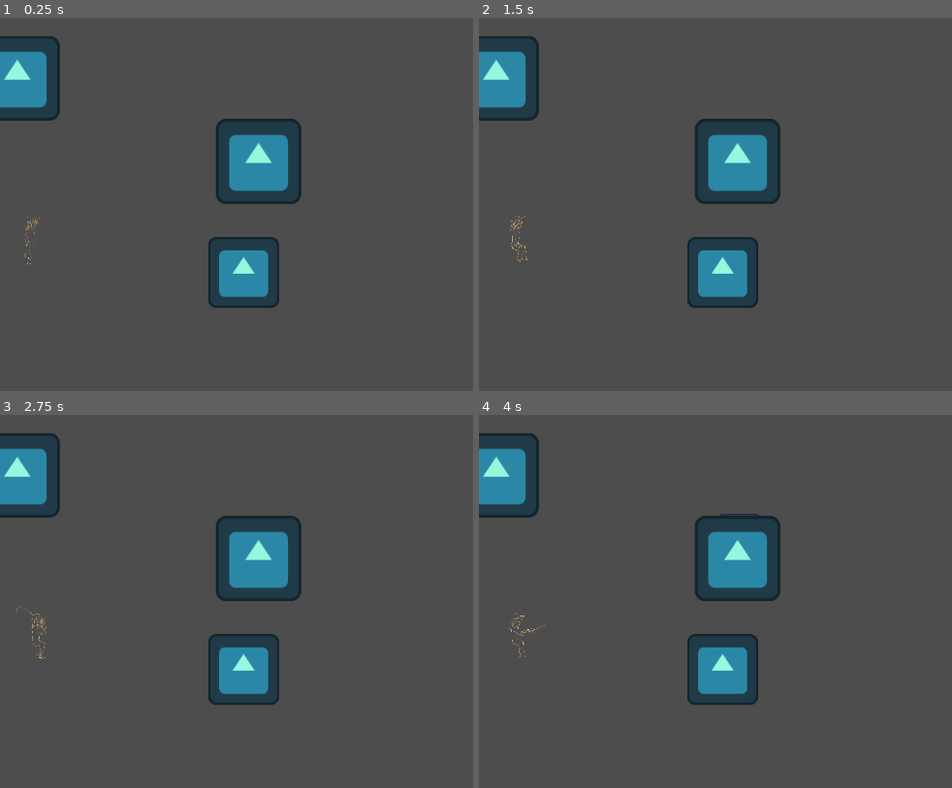
Above: before the commit, frames 1-4 (two rows, left to right).
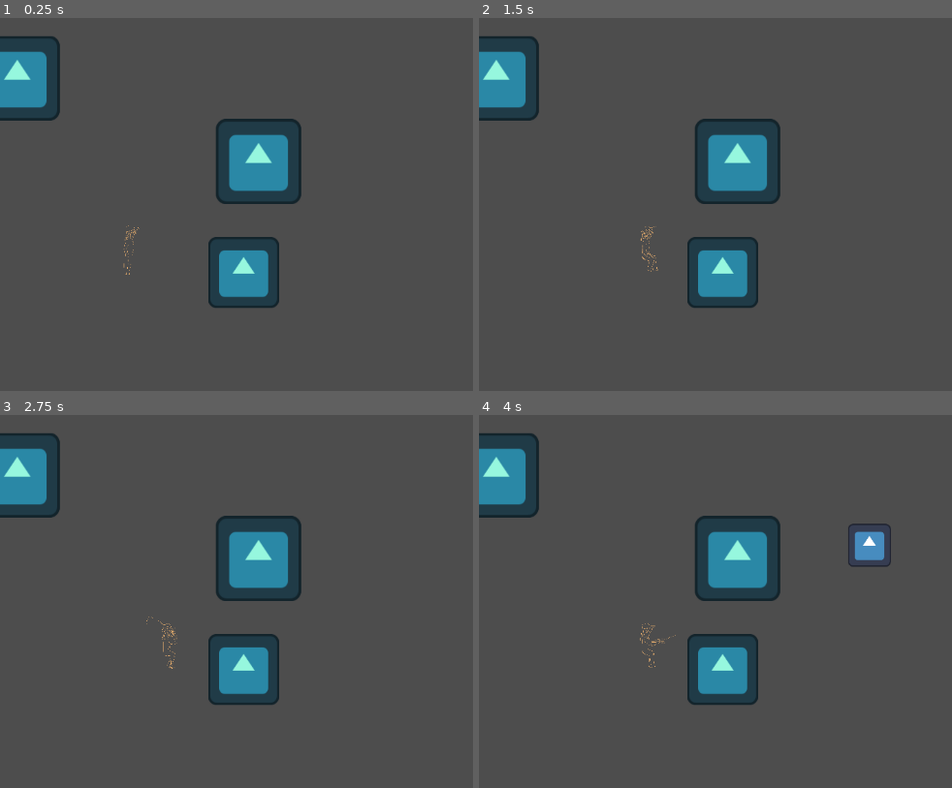
Above: after the commit, the same moments.

Repository: corin-gaiotto/gdc-jam-2025
Game: Godot game, scene res://Scenes/Fishing.tscn
Two runs of this game, one before a commit and one after it. Both use one fixed random seed, a clock stepped at 60 frames per second and the inputs below. The engine's default icon, where the game draws it, is replaced by a stand-in: a white triangle on a blue panel in a dark square.
Inputs:
- Up to frame 1 (0.25 s): no input
- Up to frame 2 (1.5 s): tap Enter at 0.5 s; hold D (right) 0.53-1.28 s; tap Space (fishing-interact) at 0.6 s; hold S (down) from 1.28 s (still down); tap E (start-fishing) at 1.35 s
- Up to frame 3 (2.75 s): tap E (start-fishing) at 2 s; release S (down) at 2.03 s; hold D (right) from 2.03 s (still down); tap Space (fishing-interact) at 2.1 s
- Up to frame 4 (4 s): tap E (start-fishing) at 2.75, 2.85 s; release D (right) at 2.78 s; hold W (up) 2.78-3.53 s; hold A (left) from 3.53 s (still down); tap Space (fishing-interact) at 3.6 s

The runs differ from the first frame. In frame 1, 0.1% of the frame differs, in the area x 5-30%, y 52-69%; in frame 2, 0.2%; in frame 3, 0.2%; in frame 4, 0.8%, in the area x 6-88%, y 26-68%.

Commit message:
Fishing area done

Diff:
--- a/Objects/FishingPlayer.tscn
+++ b/Objects/FishingPlayer.tscn
@@ -20,6 +20,7 @@
 [ext_resource type="Texture2D" uid="uid://yvos4ow1ttwh" path="res://Assets/Sprites/FishingPlayerWalk/StandingIdle/Frame2Right.png" id="11_8kch1"]
 [ext_resource type="Texture2D" uid="uid://clrl6amyquniq" path="res://Assets/Sprites/FishingPlayerWalk/StandingIdle/Frame3Right.png" id="12_t28he"]
 [ext_resource type="Texture2D" uid="uid://do7vcjab8a1ky" path="res://Assets/Sprites/FishingPlayerWalk/WalkLeft/WalkLeft0.png" id="13_gljcj"]
+[ext_resource type="Texture2D" uid="uid://crup04jdqxbuf" path="res://Assets/Sprites/FishingPlayerWalk/StandingIdle/Frame1.png" id="14_8kch1"]
 [ext_resource type="Texture2D" uid="uid://bl28r2ol26qvo" path="res://Assets/Sprites/FishingPlayerWalk/WalkLeft/WalkLeft1.png" id="14_t6e8o"]
 [ext_resource type="Texture2D" uid="uid://djrkv7qqb3dk0" path="res://Assets/Sprites/FishingPlayerWalk/WalkLeft/WalkLeft2.png" id="15_hd4i8"]
 [ext_resource type="Texture2D" uid="uid://blvryyscxw1wk" path="res://Assets/Sprites/FishingPlayerWalk/WalkLeft/WalkLeft3.png" id="16_vpeqk"]
@@ -93,6 +94,9 @@
 "texture": ExtResource("6_qb8u7")
 }, {
 "duration": 1.0,
+"texture": ExtResource("14_8kch1")
+}, {
+"duration": 1.0,
 "texture": ExtResource("7_7t373")
 }, {
 "duration": 1.0,
@@ -137,7 +141,7 @@
 }],
 "loop": true,
 "name": &"walk-left",
-"speed": 5.0
+"speed": 10.0
 }, {
 "frames": [{
 "duration": 1.0,
@@ -157,7 +161,7 @@
 }],
 "loop": true,
 "name": &"walk-right",
-"speed": 5.0
+"speed": 10.0
 }]
 
 [sub_resource type="RectangleShape2D" id="RectangleShape2D_xur5a"]
@@ -178,13 +182,15 @@
 
 [node name="FishingPlayer" type="CharacterBody2D"]
 script = ExtResource("1_45n1i")
-speed = 750.0
+speed = 4500.0
 
 [node name="AnimatedSprite2D" type="AnimatedSprite2D" parent="."]
 position = Vector2(48, 320.566)
 scale = Vector2(0.0282044, 0.0327924)
 sprite_frames = SubResource("SpriteFrames_88ni6")
-animation = &"fishing-cast-animation"
+animation = &"standing-idle-left"
+frame = 2
+frame_progress = 0.665315
 
 [node name="CollisionShape2D" type="CollisionShape2D" parent="."]
 position = Vector2(48.4063, 332)
--- a/Scenes/Fishing.tscn
+++ b/Scenes/Fishing.tscn
@@ -1,13 +1,37 @@
-[gd_scene load_steps=3 format=3 uid="uid://dsbtedevf5vc1"]
+[gd_scene load_steps=5 format=3 uid="uid://dsbtedevf5vc1"]
 
 [ext_resource type="PackedScene" uid="uid://638hqodqju1e" path="res://Objects/FishingPlayer.tscn" id="1_aonvm"]
 [ext_resource type="PackedScene" uid="uid://biouiciisyeg2" path="res://Objects/FishManagerTemplate.tscn" id="2_nnhe8"]
 
+[sub_resource type="RectangleShape2D" id="RectangleShape2D_aonvm"]
+size = Vector2(64, 128)
+
+[sub_resource type="RectangleShape2D" id="RectangleShape2D_nnhe8"]
+size = Vector2(32, 128)
+
 [node name="Node2D" type="Node2D"]
 
 [node name="FishingPlayer" parent="." instance=ExtResource("1_aonvm")]
+position = Vector2(147, 15)
 
 [node name="FishManagerTemplate" parent="." node_paths=PackedStringArray("SpeciesDict") instance=ExtResource("2_nnhe8")]
 SpeciesDict = {
 "TestSpecies": NodePath("TestSpecies")
 }
+
+[node name="Border" type="StaticBody2D" parent="."]
+position = Vector2(100, 0)
+
+[node name="CollisionShape2D" type="CollisionShape2D" parent="Border"]
+position = Vector2(516, 320)
+shape = SubResource("RectangleShape2D_aonvm")
+
+[node name="FishingArea" type="Area2D" parent="."]
+position = Vector2(139, -96)
+
+[node name="CollisionShape2D" type="CollisionShape2D" parent="FishingArea"]
+position = Vector2(437, 416)
+shape = SubResource("RectangleShape2D_nnhe8")
+
+[connection signal="body_entered" from="FishingArea" to="FishingPlayer" method="_on_fishing_area_body_entered"]
+[connection signal="body_exited" from="FishingArea" to="FishingPlayer" method="_on_fishing_area_body_exited"]
--- a/Scripts/fishing_player.gd
+++ b/Scripts/fishing_player.gd
@@ -5,6 +5,7 @@
 @onready var _animatedSprite = $AnimatedSprite2D
 @onready var _hook = $Hook
 @onready var _hookSprite = $Hook/HookSprite
+@onready var _collisionShape = $CollisionShape2D
 
 var hookedFish: Fish # fish actor that has been hooked
 
@@ -13,8 +14,9 @@
 @export var lastWalkedRight: bool = true
 
 # check if in fishing area
-@export var canFish: bool = true
+@export var canFish: bool = false
 @export var isFishing: bool = false
+@export var inArea: bool = false
 
 
 enum fishingEnum {FISHING_IDLE, FISHING_CAST_ANIMATION, FISHING_CAST_IDLE, FISHING_BIT_HOOK, FISHING_PULL_HOOK, FISHING_OBTAIN}
@@ -95,6 +97,8 @@
 				elif Input.is_action_just_pressed("fishing-cancel"):
 					# stop fishing
 					isFishing = false
+					if inArea:
+						canFish = true
 
 			fishingEnum.FISHING_CAST_ANIMATION:
 				if stateTimeRemaining < 1:
@@ -177,6 +181,10 @@
 	stateTimeRemaining -= 1
 
 
+
+
+
+
 func _on_hook_area_entered(area: Area2D) -> void:
 	# Fish collides with hook while hook is active
 	if currentState == fishingEnum.FISHING_CAST_IDLE:
@@ -185,3 +193,17 @@
 		currentState = fishingEnum.FISHING_BIT_HOOK
 		stateTimeRemaining = 30 # half a second to react to fish bite (placeholder)
 		hookedFish.currentState = hookedFish.fishStatesEnum.BITHOOK
+
+
+func _on_fishing_area_body_entered(body: Node2D) -> void:
+	# when entering fishing area
+	inArea = true
+	canFish = true
+	pass # Replace with function body.
+
+
+func _on_fishing_area_body_exited(body: Node2D) -> void:
+	# exiting fishing area
+	inArea = false
+	canFish = false
+	pass # Replace with function body.
--- a/project.godot
+++ b/project.godot
@@ -69,4 +69,5 @@
 
 [layer_names]
 
+2d_physics/layer_1="Main"
 2d_physics/layer_2="Fish"
Not shown: 1 places in Objects/FishingPlayer.tscn that only renumber resources
